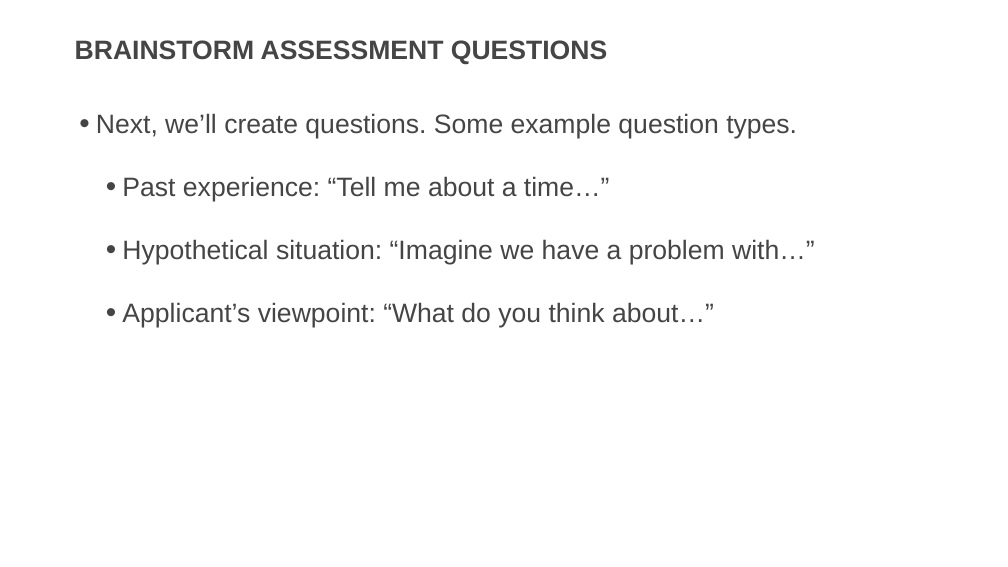
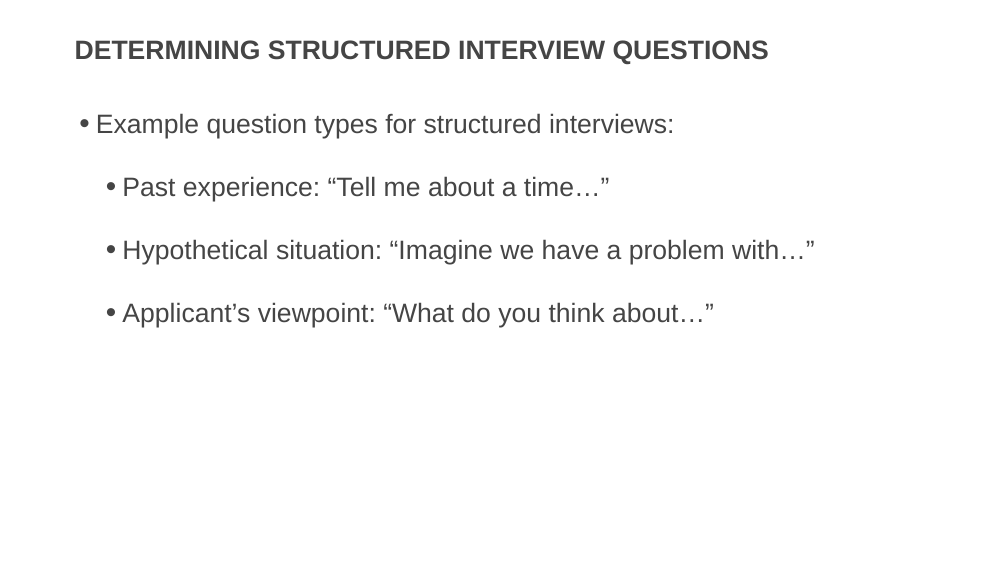
Before and after one commit to usds/SME-QA-Website, a slide deck: slide 30 of toolkit/job-analysis/job-analysis-presentation.pptx (slide 28 before the commit). Drawn at 1008x567 pixels with LibreOffice and Linux fonts; fonts in the diff are those of the drawing. Boxes give left, top, right and bottom in pixels: in the first picture for what was removed or moved away, otherwise in the second. Text is boxed around its words. In the diff, an @@ line names an element or a change of style, - is before the commit and + after.

```diff
--- a/toolkit/job-analysis/job-analysis-presentation.pptx
+++ b/toolkit/job-analysis/job-analysis-presentation.pptx
@@ title at (x1=75, y1=40, x2=769, y2=64): text changed @@
-BRAINSTORM ASSESSMENT QUESTIONS
+DETERMINING STRUCTURED INTERVIEW QUESTIONS
@@ text at (x1=96, y1=113, x2=674, y2=139): text changed @@
-• Next, we’ll create questions. Some example question types.
+• Example question types for structured interviews:
```
Also in this commit, not shown: 10 other slides changed, 3 slides added.
